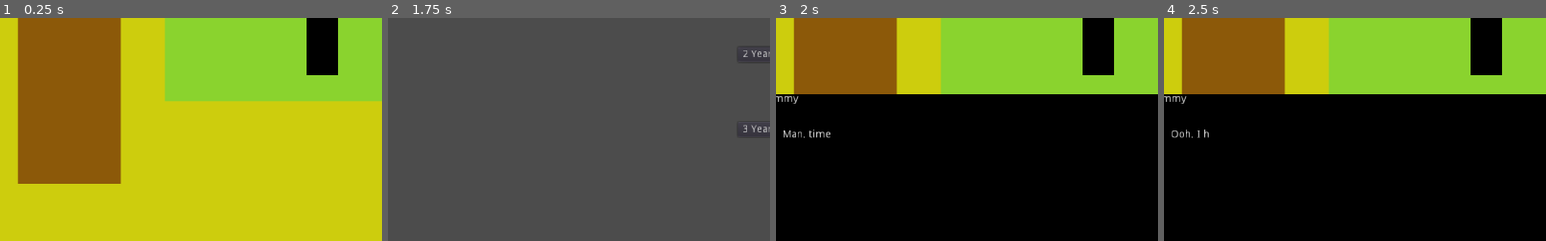
Above: before the commit, frames 1-4 (left to right).
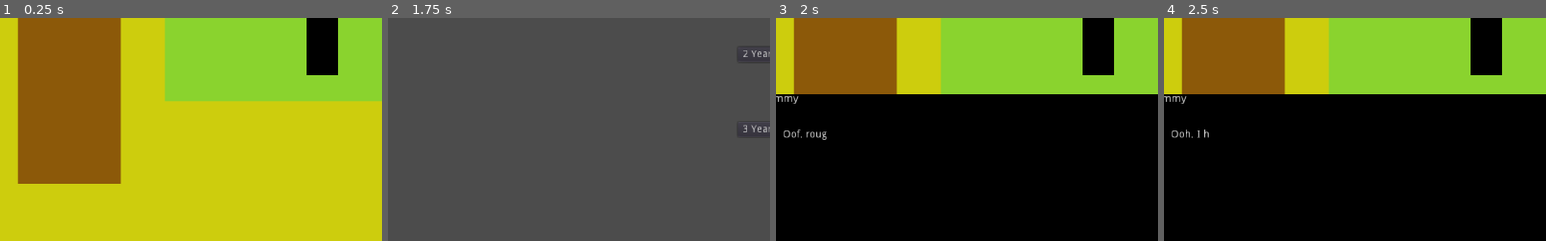
Above: after the commit, the same moments.

Repository: Dvlv/ld44
Game: Godot game, scene res://scenes/Bedroom.tscn
Two runs of this game, one before a commit and one after it. Both use one fixed random seed, a clock stepped at 60 frames per second and the inputs below. The project has no main scene, so this scene is started directly.
Inputs (mouse positions are % of the whole screen's width and height, from its top left):
- Up to frame 1 (0.25 s): no input
- Up to frame 2 (1.75 s): tap Enter (ui_accept) at 0.5, 0.77 s; move the mouse to (90, 51) at 0.52 s; click (90, 51) at 0.67 s; click "1 Year" at 1.25 s
- Up to frame 3 (2 s): no input
- Up to frame 4 (2.5 s): move the mouse to (50, 84) at 2.02 s; click (50, 84) at 2.17 s; tap Enter (ui_accept) at 2.27 s
The pictures show only the part of the screen within x 1-51%, y 50-100%; the shares and areas given below are measured in that part.

Frames 1-2 are identical in both runs. In frame 3, 0.2% of the frame differs, in the area x 2-15%, y 50-55%; in frame 4, nothing differs.

Commit message:
some real art

Diff:
--- a/src/scripts/Bedroom.gd
+++ b/src/scripts/Bedroom.gd
@@ -73,9 +73,27 @@
 
 func show_ticket_count():
 	global.animated_scene([
-		{"target": CS, "method": "show_dialogue", "args": ["Timmy", "Man, time sure flies!"]},
+		{"target": CS, "method": "show_dialogue", "args": ["Timmy", random_time_statement()]},
 		{"target": CS, "method": "show_dialogue", "args": ["Timmy", "Ooh, I have " + ticket_string()]},
 	])
+
+func random_time_statement():
+	var statements = [
+		"Man, time sure flies!",
+		"Wow, I feel older AND wiser!",
+		"Oof, rough landing!",
+		"Sure beats air travel!"
+	]
+
+	if global.get_current_year() > 2025:
+		statements.append("Getting old sucks!")
+		statements.append("Ack, my back!")
+		statements.append("Hello future! Or, is it the past?")
+
+	randomize()
+	var choice = randi() % len(statements)
+
+	return statements[choice]
 
 
 func winning_scene():
Binary file changed: src/assets/art/orangesweet.png
Binary file changed: src/assets/art/pinksweet.png
Binary file changed: src/assets/art/yellowsweet.png
